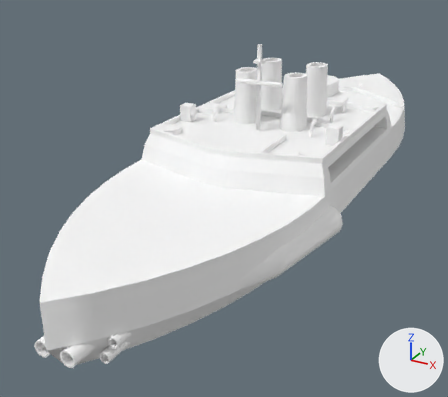
Before and after pictures for a commit that changed the FBX model Assets/World objects/Ships_raw/terran - demi battleship - navarino.fbx.
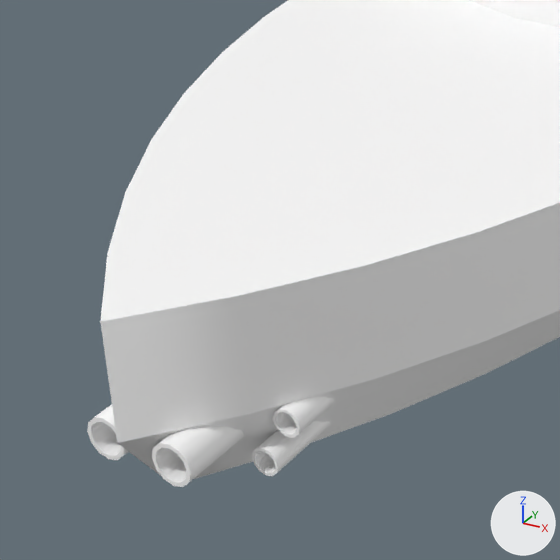
The first picture shows the older version from a 50 mm lens placed at (10.67, -25.09, 8.86), pointed at (-2.02, -2.01, -2.68). The close-ups show both versions on the part from 0% to 49% of the width and 44% to 100% of the height of that picture; other places that the commit changed are outside them. Every picture has the same lights, and +X, +Y and +Z are marked at lower right. Vertices at the same position are counted once.

Names of what the first close-up shows: 'Navarino Hull'.
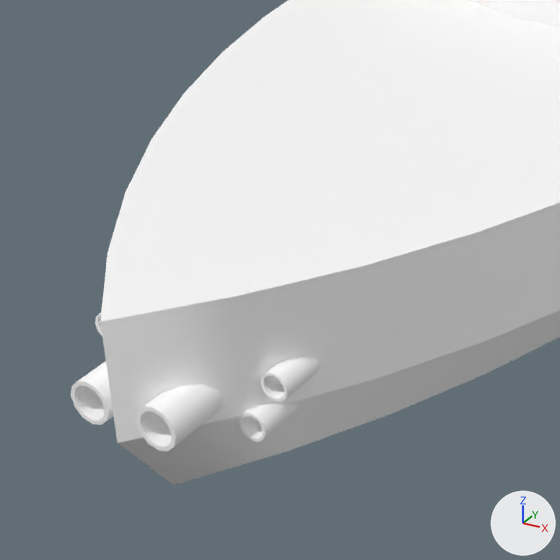
Changed parts and their boxes [x1, y1, x2, y2] in the close-ups (560 x 560 px):
'Navarino Hull', reshaped
    before: [87, 0, 560, 487]
    after: [71, 0, 560, 485]
part 1 of me_id1126, added
    after: [136, 385, 224, 451]
part 2 of me_id1126, added
    after: [71, 361, 114, 425]
part 3 of me_id1126, added
    after: [260, 356, 321, 402]
part 4 of me_id1126, added
    after: [95, 313, 102, 335]
part 5 of me_id1126, added
    after: [239, 403, 298, 442]
part 6 of me_id1126, deleted
    before: [87, 397, 335, 487]

Diff of the bpy script that builds the scene:
```diff
--- a/Assets/World objects/Ships_raw/terran - demi battleship - navarino.fbx.py
+++ b/Assets/World objects/Ships_raw/terran - demi battleship - navarino.fbx.py
@@ me_id1126 @@
 # used by ob_navarino_hull; location = (0.0, 0.0, 0.0)
-me_id1126.from_pydata(...)  # 2566 vertices, 4062 faces; spans x -4.5..4.5, y -15.5..17.4, z -2.6..4.6
+me_id1126.from_pydata(...)  # 2452 vertices, 3904 faces; spans x -4.5..4.5, y -15.5..17.4, z -2.6..4.6
+# me_id1126 part 1: a new loose piece of 48 vertices spanning x 0.2..0.7, y -15.4..-13.4, z -1.5..-1.0, in mat_material (white #ffffff)
+# me_id1126 part 2: a new loose piece of 48 vertices spanning x -0.7..-0.2, y -15.4..-13.4, z -1.5..-1.0, in mat_material (white #ffffff)
+# me_id1126 part 3: a new loose piece of 48 vertices spanning x 1.0..1.4, y -14.4..-12.6, z -1.3..-0.9, in mat_material (white #ffffff)
+# me_id1126 part 4: a new loose piece of 48 vertices spanning x -1.4..-1.0, y -14.4..-12.6, z -1.3..-0.9, in mat_material (white #ffffff)
+# me_id1126 part 5: a new loose piece of 48 vertices spanning x 0.8..1.2, y -14.5..-12.7, z -1.8..-1.4, in mat_material (white #ffffff)
+# me_id1126 part 6: 6 loose pieces with 360 vertices, spanning x -1.4..1.4, y -15.2..-12.4, z -2.3..-1.5, are deleted
 me_id1126.materials.append(mat_material)
```
